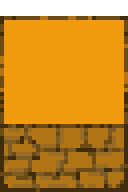
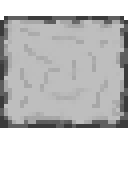
Before/after of a 128x192 layered artwork. What changed in the layer stack:
hid "Wall", painted on it over [0, 16, 128, 192]
added layer "Stone Floor" above "Stone" over [0, 16, 128, 128]
